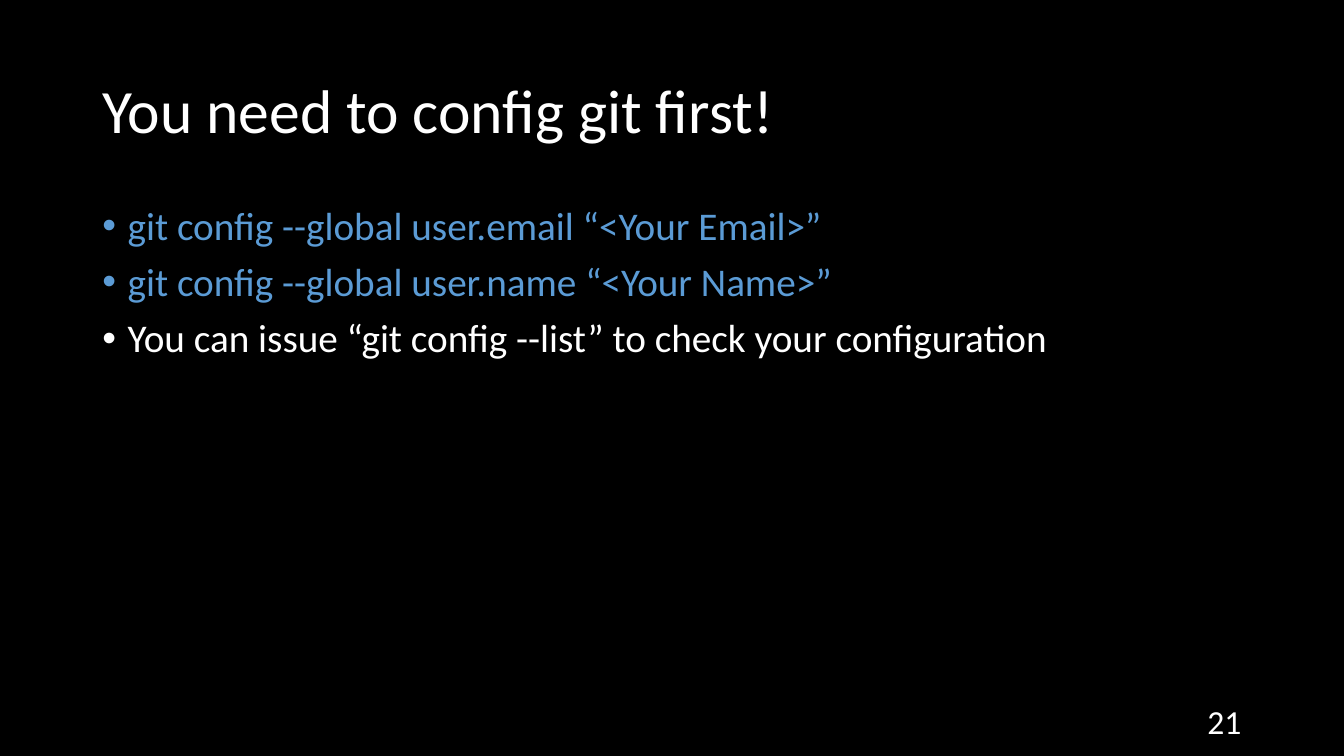
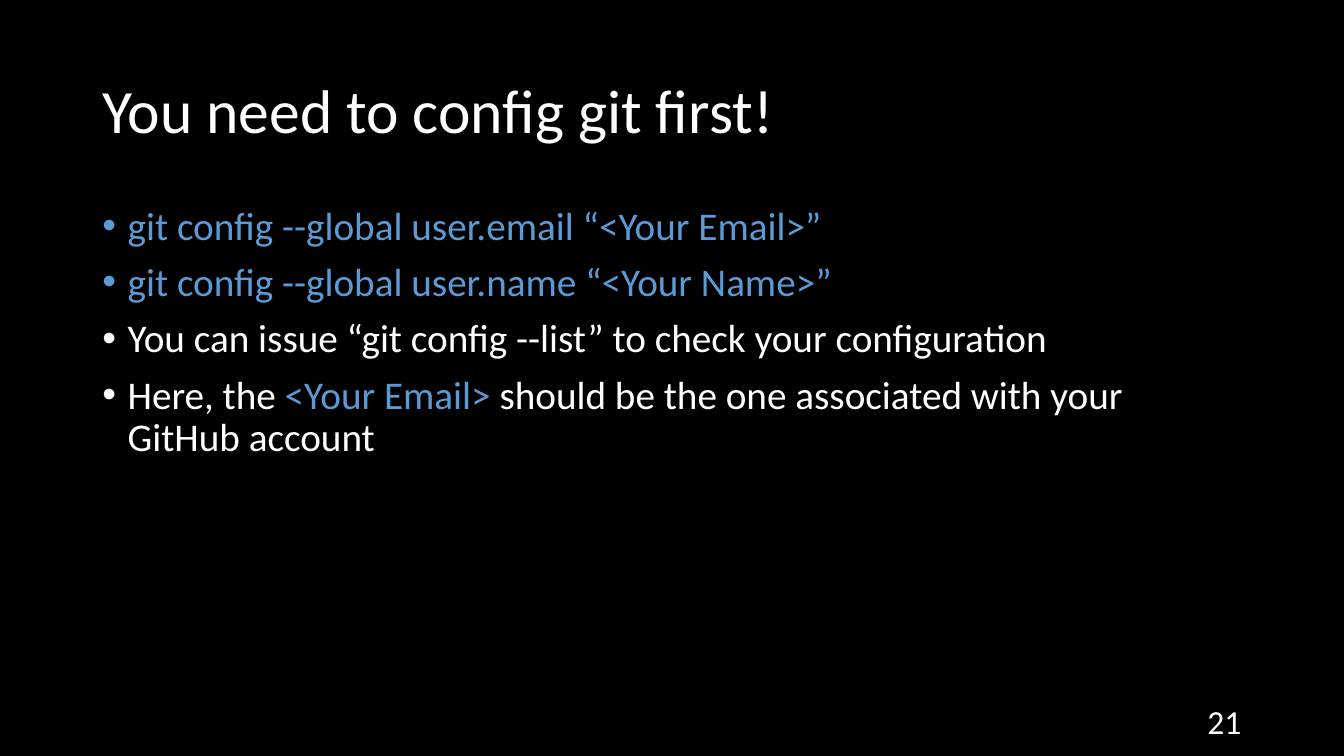
Before and after one commit to NYU-CSO/nyu-cso.github.io, a slide deck: slide 21 of rec-notes/r01.pptx. Drawn at 1344x756 pixels with LibreOffice and Linux fonts; fonts in the diff are those of the drawing. Boxes give left, top, right and bottom in pixels: in the first picture for what was removed or moved away, otherwise in the second. Text is boxed around its words. In the diff, an @@ line names an element or a change of style, - is before the commit and + after.

Commit message:
Recitation Slides-01

```diff
--- a/rec-notes/r01.pptx
+++ b/rec-notes/r01.pptx
@@ text at bbox=[128, 381, 1122, 452]: paragraph added @@
+• Here, the <Your Email> should be the one associated with your GitHub account
```
Also in this commit, not shown: 1 other file.
